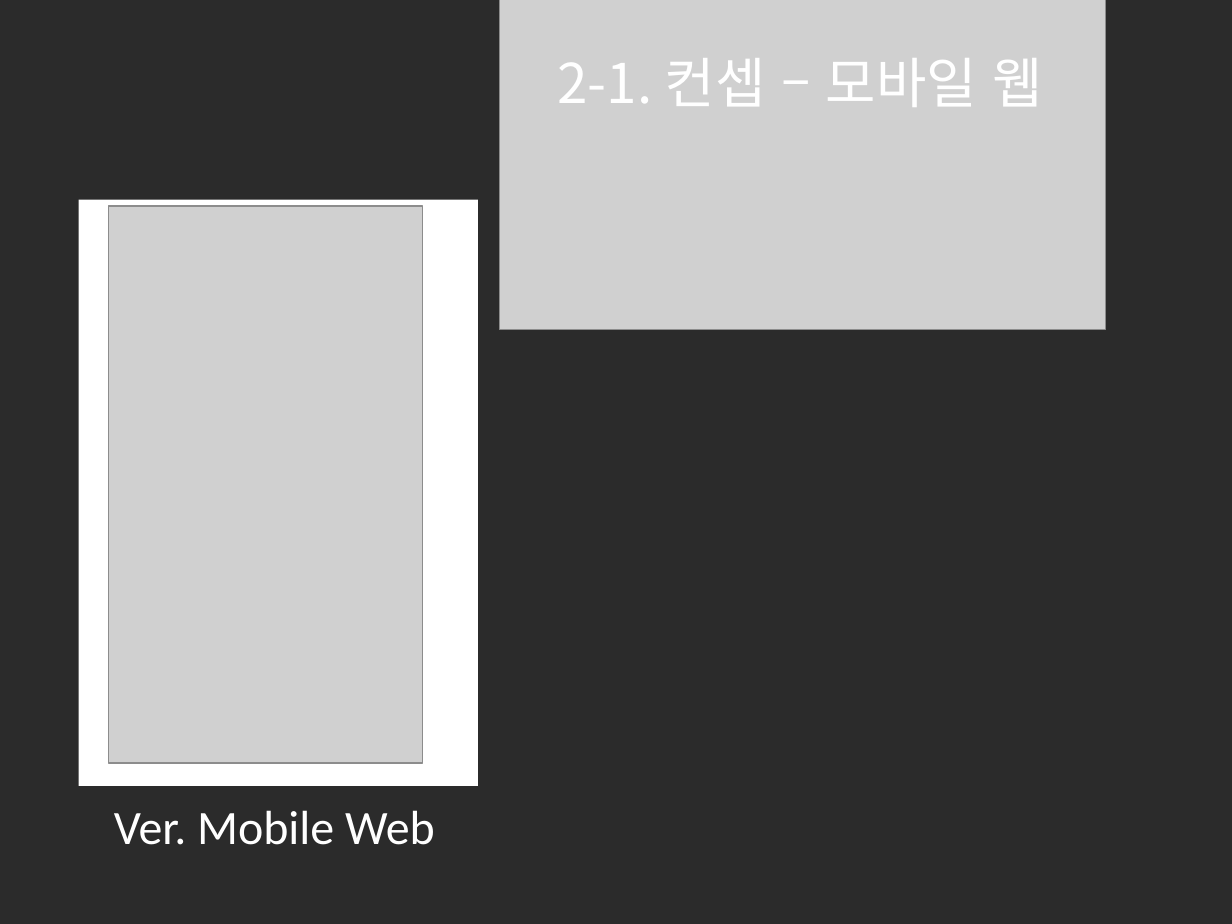
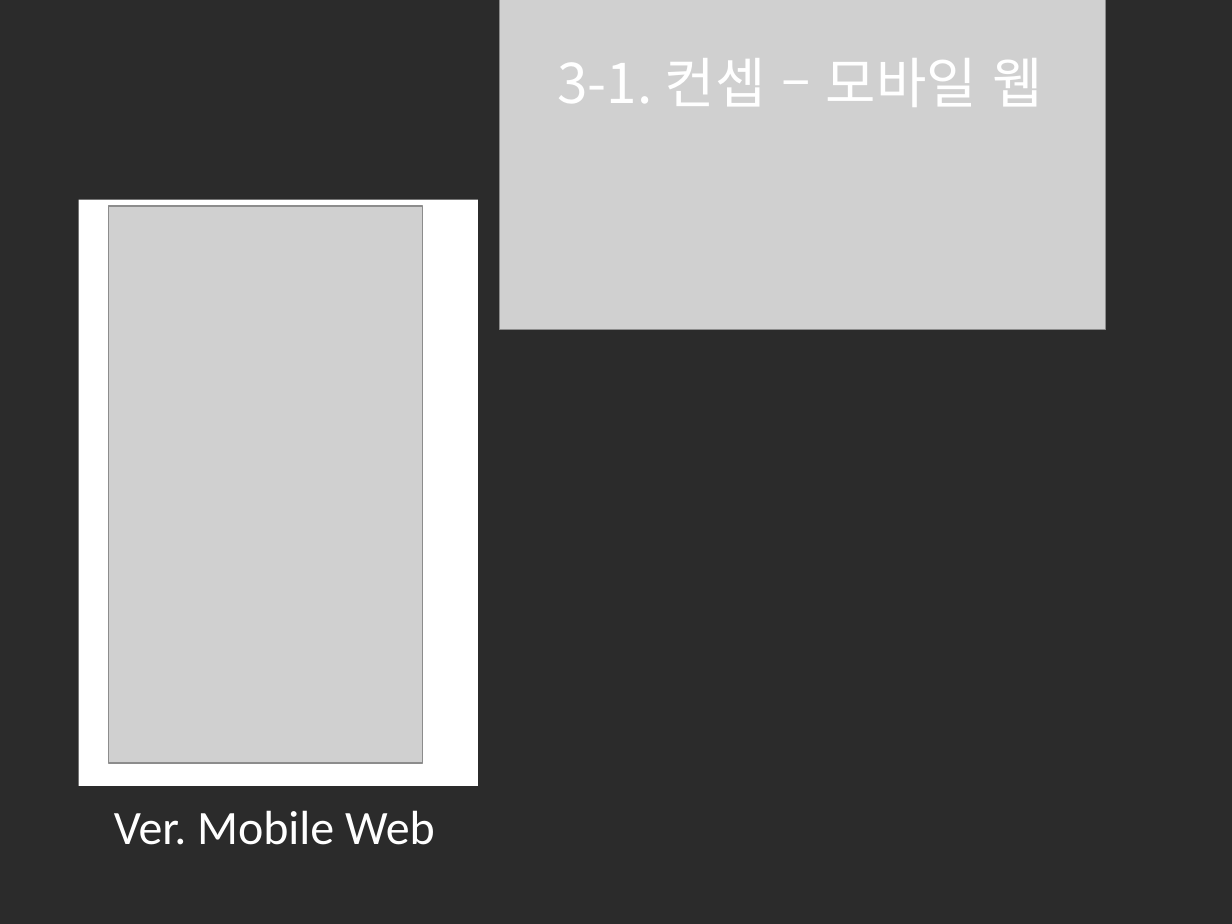
Before and after one commit to rlamj5555/ui_ux_test, a slide deck: slide 7 of project_2/ppt/project_hes.pptx (slide 6 before the commit). Drawn at 1232x924 pixels with LibreOffice and Linux fonts; fonts in the diff are those of the drawing; grey boxes stand for pictures; background and template pictures are left out; a plain dark background stands for a picture behind light text. Boxes give left, top, right and bottom in pixels: in the first picture for what was removed or moved away, otherwise in the second. Text is boxed around its words. In the diff, an @@ line names an element or a change of style, - is before the commit and + after.

```diff
--- a/project_2/ppt/project_hes.pptx
+++ b/project_2/ppt/project_hes.pptx
@@ text at (x1=558, y1=58, x2=1042, y2=107): text changed @@
-2-1. 컨셉 – 모바일 웹
+3-1. 컨셉 – 모바일 웹
```
Also in this commit, not shown: 7 other slides changed, 24 other files.
